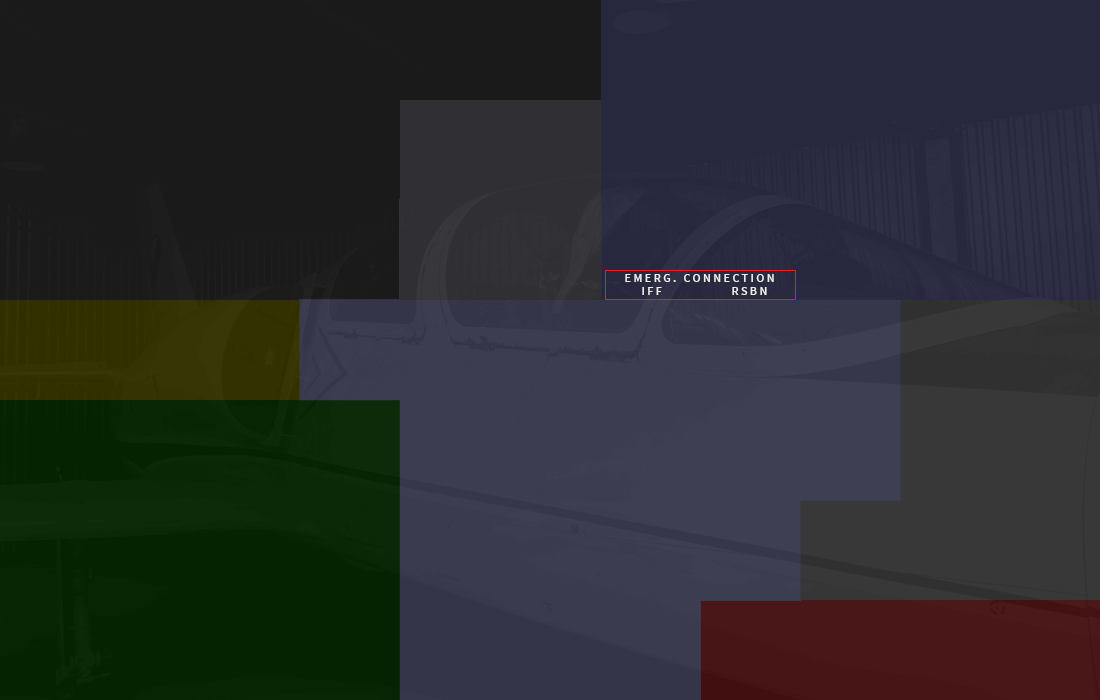
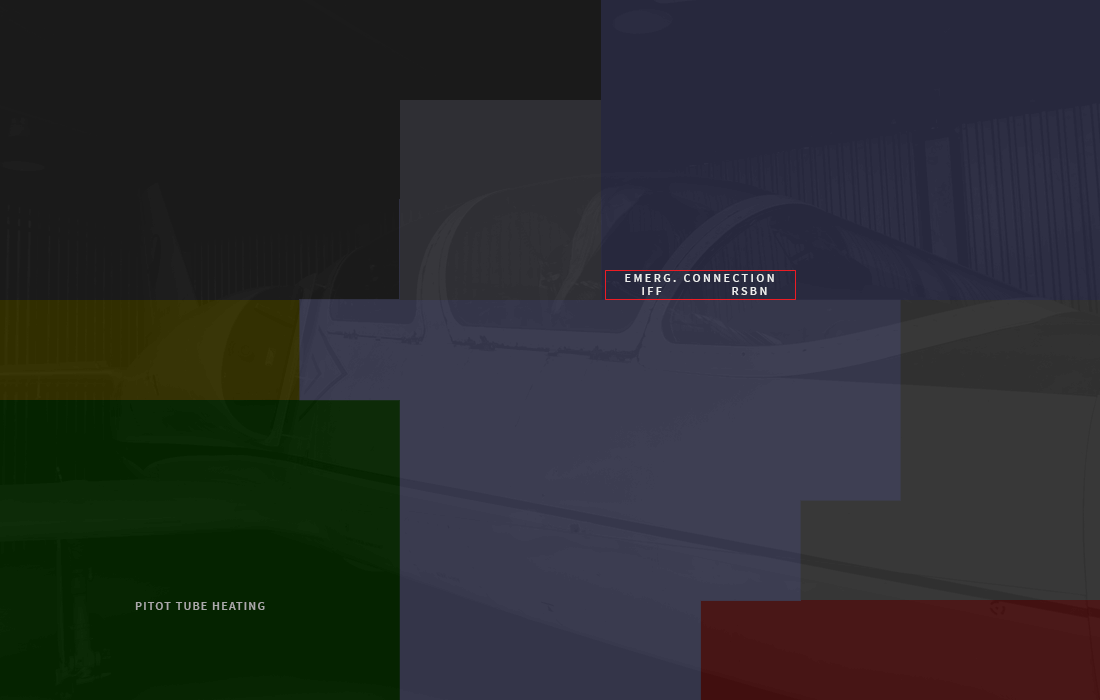
Layers edited between the first and the second 1100px x 700px image:
added layer "PITOT TUBE HEATING" above "Layer 2" over [135, 602, 265, 610]
